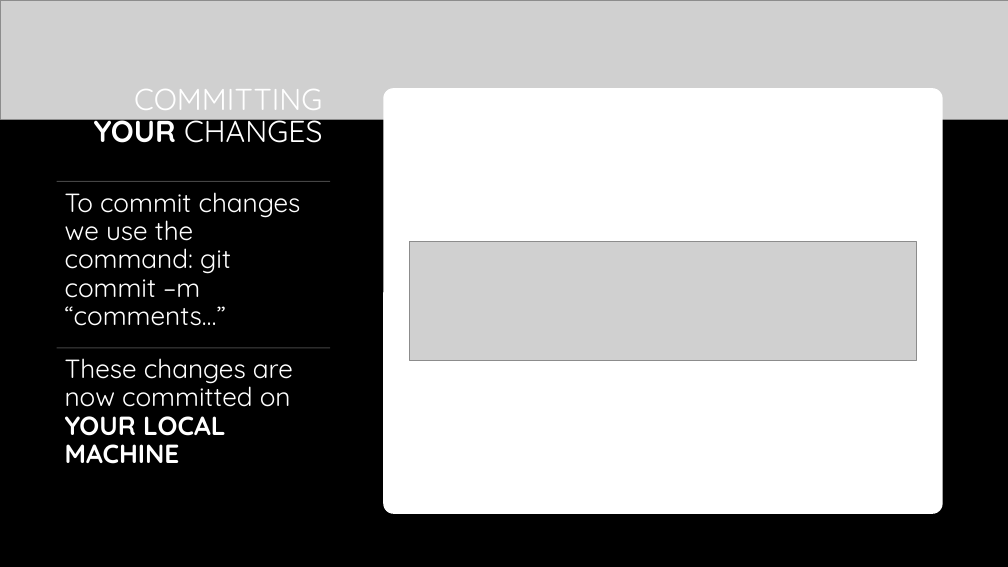
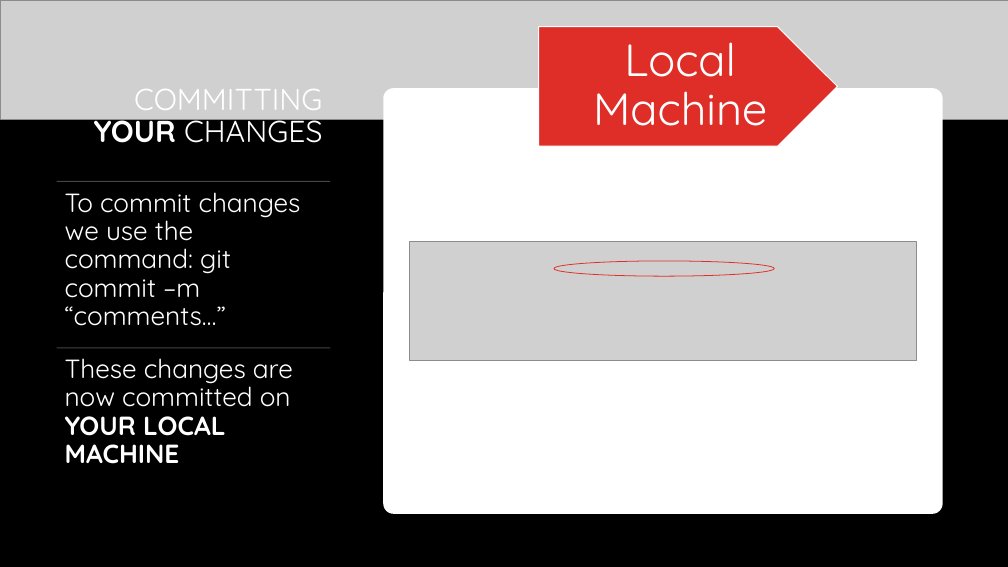
Before and after one commit to shachash1984/Tiltan_UnrealEngineCourse, a slide deck: slide 7 of Classes/Class_1/Git Helper.pptx. Drawn at 1008x567 pixels with LibreOffice and Linux fonts; fonts in the diff are those of the drawing; grey boxes stand for pictures; background and template pictures are left out. Boxes give left, top, right and bottom in pixels: in the first picture for what was removed or moved away, otherwise in the second. Text is boxed around its words. In the diff, an @@ line names an element or a change of style, - is before the commit and + after.

Commit message:
Git ppt changes

```diff
--- a/Classes/Class_1/Git Helper.pptx
+++ b/Classes/Class_1/Git Helper.pptx
@@ pentagon arrow added at (x1=538, y1=26, x2=837, y2=146), fill #DF2E28, outline #FFFFFF 1 pt @@
@@ text added at (x1=593, y1=42, x2=767, y2=126), 43 pt, text #FFFFFF @@
+Local Machine
@@ ellipse added at (x1=554, y1=261, x2=775, y2=276), outline #DF2E28 0.75 pt @@
```
Also in this commit, not shown: 4 other slides changed.
